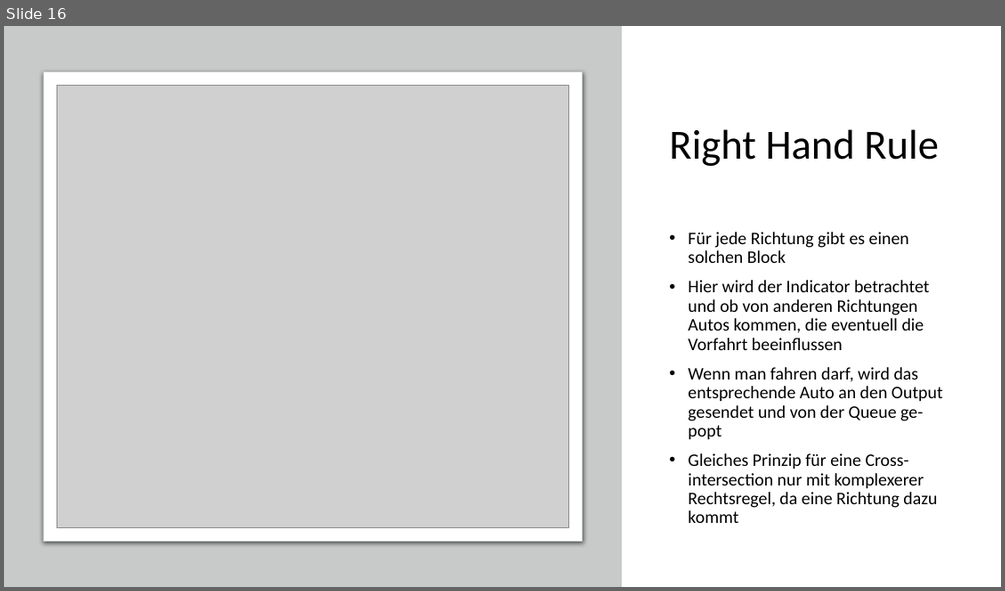
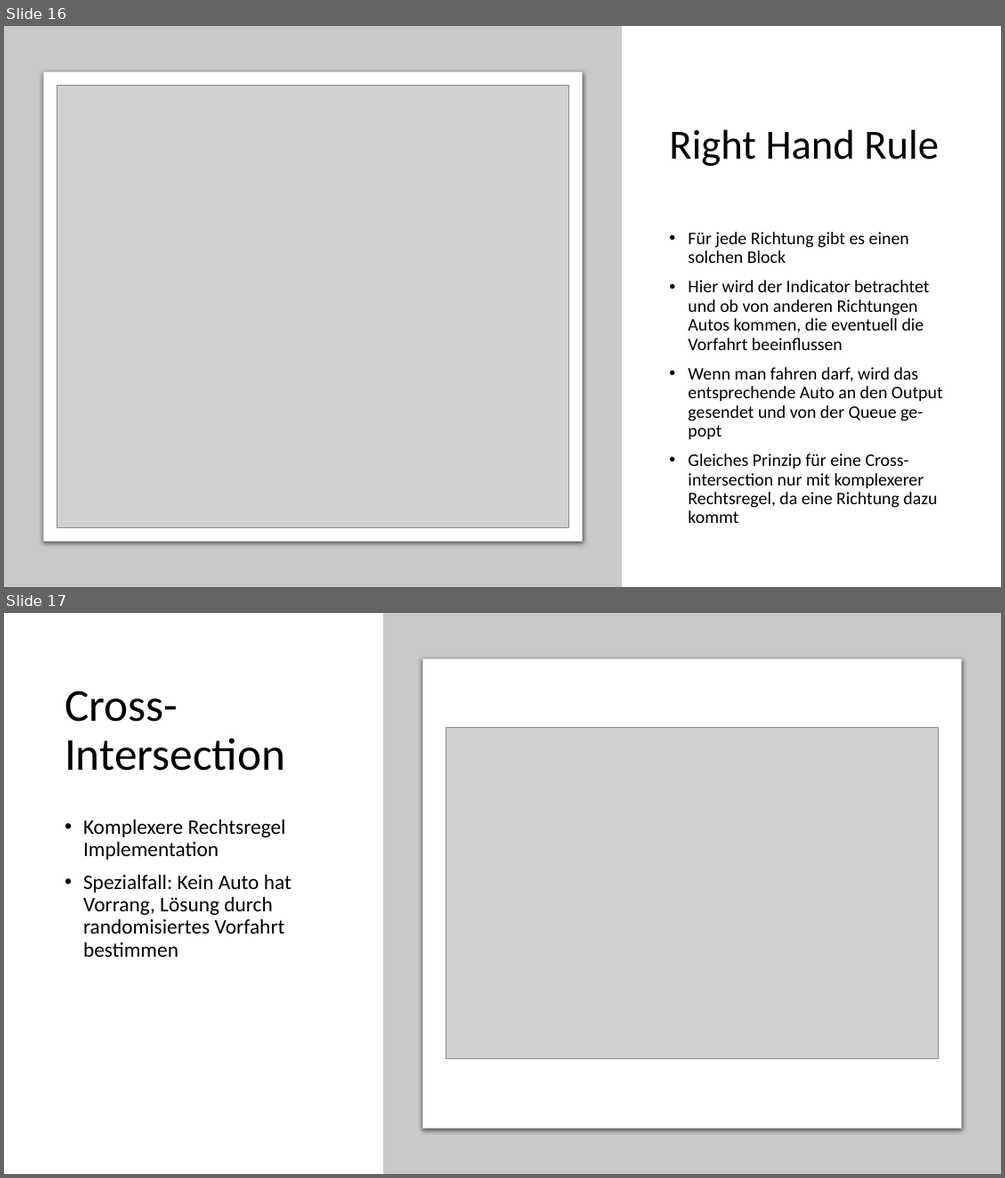
Before and after one commit to code-drey/car_simulation, a slide deck: Presentation/Traffic-flow-modeling-and-analysis.pptx. Shown one above the other, each under a label of ours: slide 16 before the commit, slides 16 and 17 after it. The pictures are 1005x591 and 1005x1178 pixels, drawn with LibreOffice and Linux fonts; fonts in the diff are those of the drawing; grey boxes stand for pictures. Boxes give left, top, right and bottom in pixels: in the first picture for what was removed or moved away, otherwise in the second. Text is boxed around its words. In the diff, an @@ line names an element or a change of style, - is before the commit and + after.

```diff
--- a/Presentation/Traffic-flow-modeling-and-analysis.pptx
+++ b/Presentation/Traffic-flow-modeling-and-analysis.pptx
@@ slide 17 added at [4,613,1001,1174], background #FFFFFF @@
@@ rectangle added at [383,613,1001,1174], fill #C8CACA @@
@@ rounded rectangle added at [423,658,961,1128], fill #FFFFFF, outline #C8CACA 0.75 pt @@
@@ title added at [65,690,285,771], 44 pt, text #000000 @@
+Cross-Intersection
@@ picture added at [446,728,938,1059] @@
@@ text added at [83,819,291,957], 20 pt, text #000000 @@
+• Komplexere Rechtsregel Implementation
+• Spezialfall: Kein Auto hat Vorrang, Lösung durch randomisiertes Vorfahrt bestimmen
```
Also in this commit, not shown: 6 other slides added, 1 slide removed.
